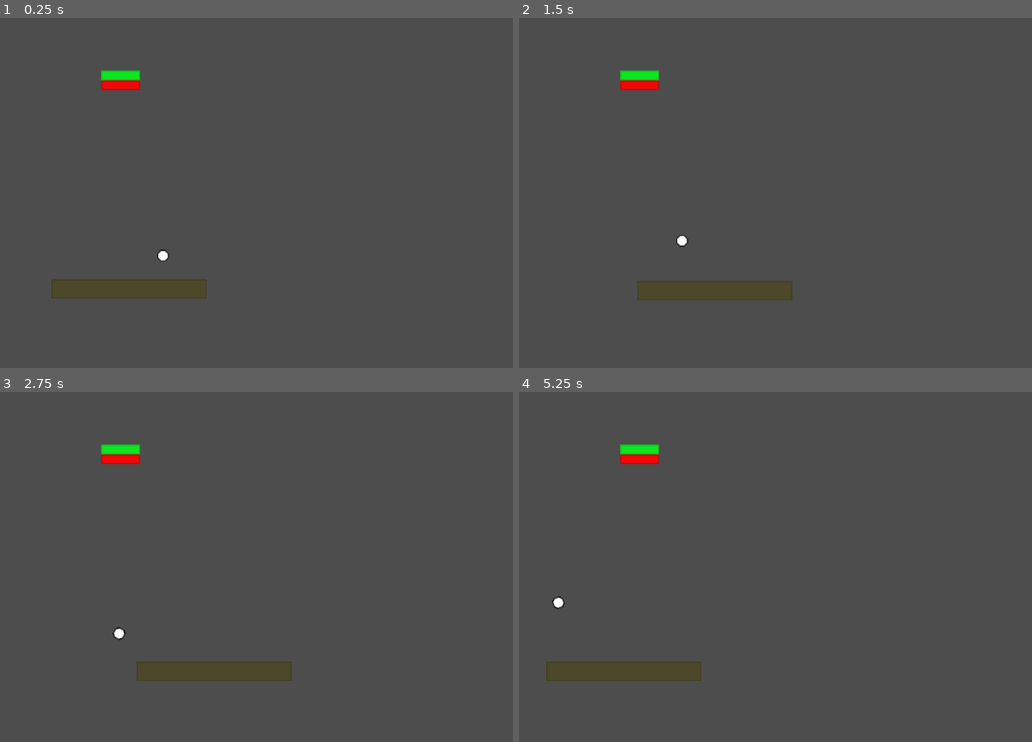
Above: before the commit, frames 1-4 (two rows, left to right).
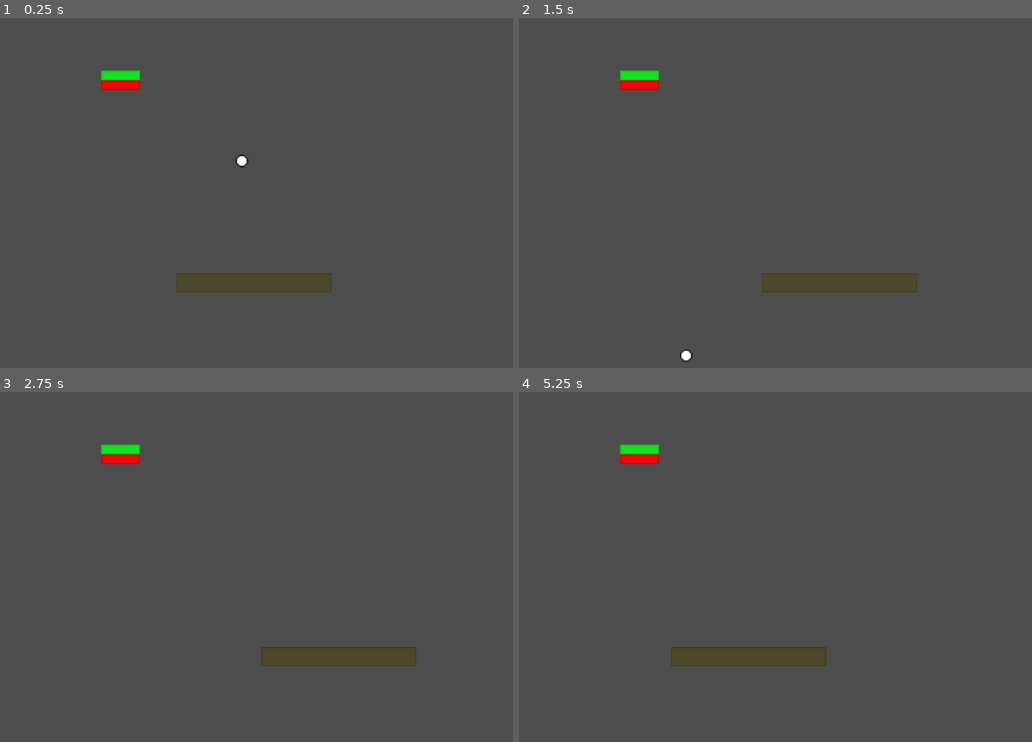
Above: after the commit, the same moments.

Repository: mpolosak/break-all-bricks
Game: Godot game, scene res://scenes/board.tscn
Two runs of this game, one before a commit and one after it. Both use one fixed random seed, a clock stepped at 60 frames per second and the inputs below.
Inputs:
- Up to frame 1 (0.25 s): no input
- Up to frame 2 (1.5 s): tap Enter at 0.5 s; hold Right (right) 0.53-1.28 s; hold Left (left) from 1.28 s (still down)
- Up to frame 3 (2.75 s): release Left (left) at 2.03 s; hold Right (right) from 2.03 s (still down)
- Up to frame 4 (5.25 s): release Right (right) at 3.53 s; hold Left (left) from 3.53 s (still down)

The runs differ from the first frame. In frame 1, 3.0% of the frame differs, in the area x 10-65%, y 39-81%; in frame 2, 3.1%; in frame 3, 3.2%; in frame 4, 3.3%, in the area x 5-60%, y 58-83%.

Commit message:
Ball dont slow down after bouncing

Diff:
--- a/scenes/ball.tscn
+++ b/scenes/ball.tscn
@@ -1,20 +1,11 @@
-[gd_scene load_steps=5 format=3 uid="uid://c61b3jwwpoj0v"]
+[gd_scene load_steps=4 format=3 uid="uid://c61b3jwwpoj0v"]
 
 [ext_resource type="Texture2D" uid="uid://egsu6ybdvt1e" path="res://assets/ball.png" id="1"]
 [ext_resource type="Script" path="res://scripts/ball.gd" id="2"]
 
-[sub_resource type="PhysicsMaterial" id="2"]
-rough = true
-bounce = 1.0
-
 [sub_resource type="CircleShape2D" id="1"]
 
-[node name="Ball" type="RigidBody2D"]
-physics_material_override = SubResource("2")
-gravity_scale = 0.0
-max_contacts_reported = 1
-contact_monitor = true
-linear_velocity = Vector2(0, 1000)
+[node name="Ball" type="CharacterBody2D"]
 script = ExtResource("2")
 
 [node name="CollisionShape2D" type="CollisionShape2D" parent="."]
@@ -23,5 +14,3 @@
 [node name="Sprite2D" type="Sprite2D" parent="."]
 scale = Vector2(2, 2)
 texture = ExtResource("1")
-
-[connection signal="body_exited" from="." to="." method="_on_Ball_body_exited"]
--- a/scenes/board.tscn
+++ b/scenes/board.tscn
@@ -10,17 +10,17 @@
 [node name="Node2D" type="Node2D"]
 
 [node name="Paddle" parent="." instance=ExtResource("2")]
-position = Vector2(213, 495)
+position = Vector2(419, 485)
 
 [node name="Ball" parent="." instance=ExtResource("3")]
-position = Vector2(269, 210)
+position = Vector2(424, 459)
 
 [node name="Border" type="StaticBody2D" parent="."]
 physics_material_override = SubResource("6")
 
 [node name="CollisionPolygon2D" type="CollisionPolygon2D" parent="Border"]
 build_mode = 1
-polygon = PackedVector2Array(0, 800, 0, 0, 1280, 0, 1280, 800)
+polygon = PackedVector2Array(0, 800, 0, 0, 1280, 0, 1280, 800, 1280, 0, 0, 0)
 
 [node name="Brick" parent="." instance=ExtResource("4")]
 position = Vector2(199, 143)
--- a/scenes/paddle.tscn
+++ b/scenes/paddle.tscn
@@ -7,6 +7,7 @@
 size = Vector2(256, 32)
 
 [node name="Paddle" type="CharacterBody2D"]
+motion_mode = 1
 script = ExtResource("2")
 
 [node name="CollisionShape2D" type="CollisionShape2D" parent="."]
--- a/scripts/ball.gd
+++ b/scripts/ball.gd
@@ -1,4 +1,4 @@
-extends RigidBody2D
+extends CharacterBody2D
 
 
 # Declare member variables here. Examples:
@@ -8,15 +8,17 @@
 
 # Called when the node enters the scene tree for the first time.
 func _ready():
-	pass # Replace with function body.
+	velocity = Vector2(-100, -700)
 
 
 # Called every frame. 'delta' is the elapsed time since the previous frame.
 #func _process(delta):
 #	pass
-
-
-func _on_Ball_body_exited(body):
-	if body is Brick:
-		if body.hit():
-			body.queue_free()
+func _physics_process(delta):
+	var collision = move_and_collide(velocity * delta)
+	if collision:
+		velocity = velocity.bounce(collision.get_normal())
+		var collider = collision.get_collider()
+		if collider is Brick:
+			if collider.hit():
+				collider.queue_free()
--- a/scripts/paddle.gd
+++ b/scripts/paddle.gd
@@ -12,6 +12,4 @@
 
 func _physics_process(_delta):
 	get_input()
-	set_velocity(velocity)
 	move_and_slide()
-	velocity = velocity
